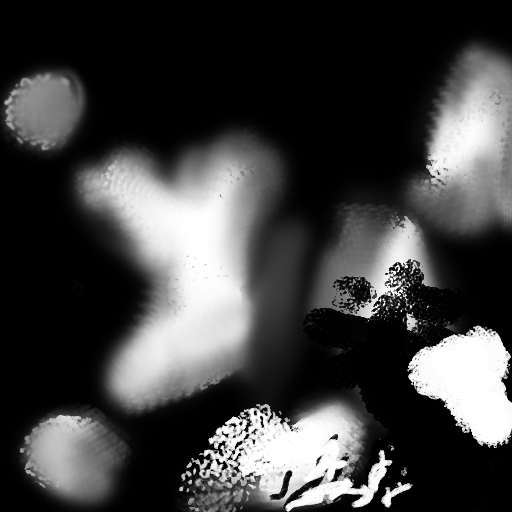
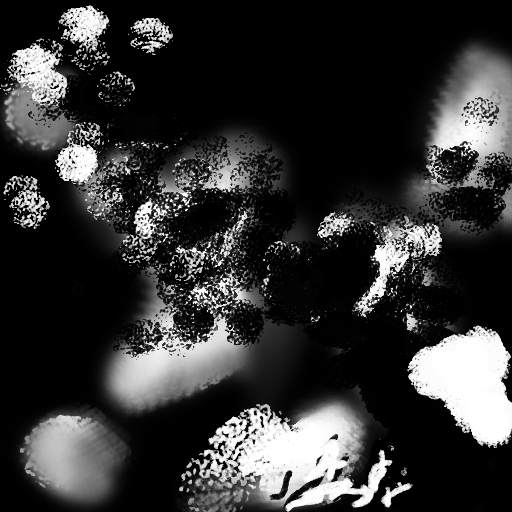
The second 512 x 512 image is a revision of the first. Changes to its layers:
painted on "Layer 2" over [0, 5, 512, 360]
